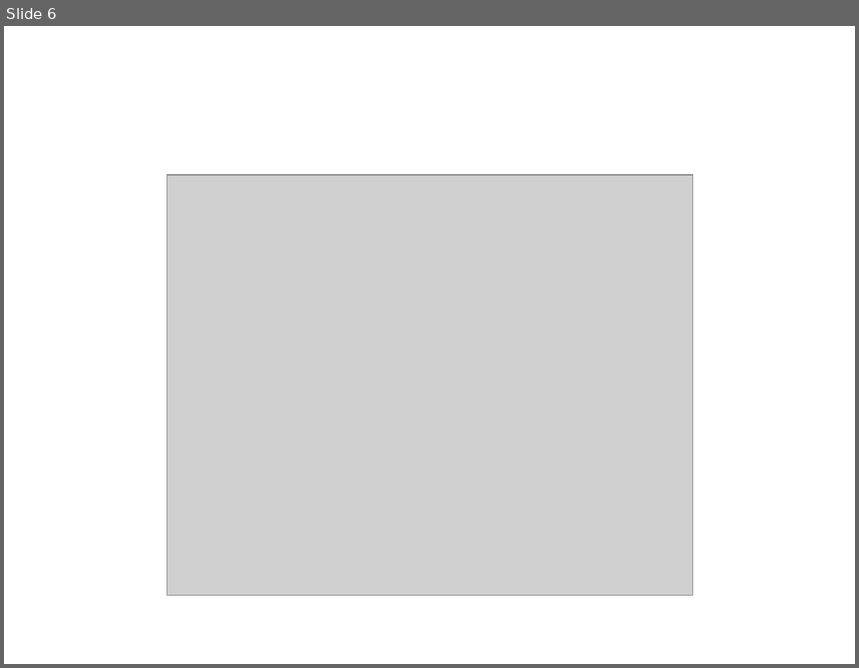
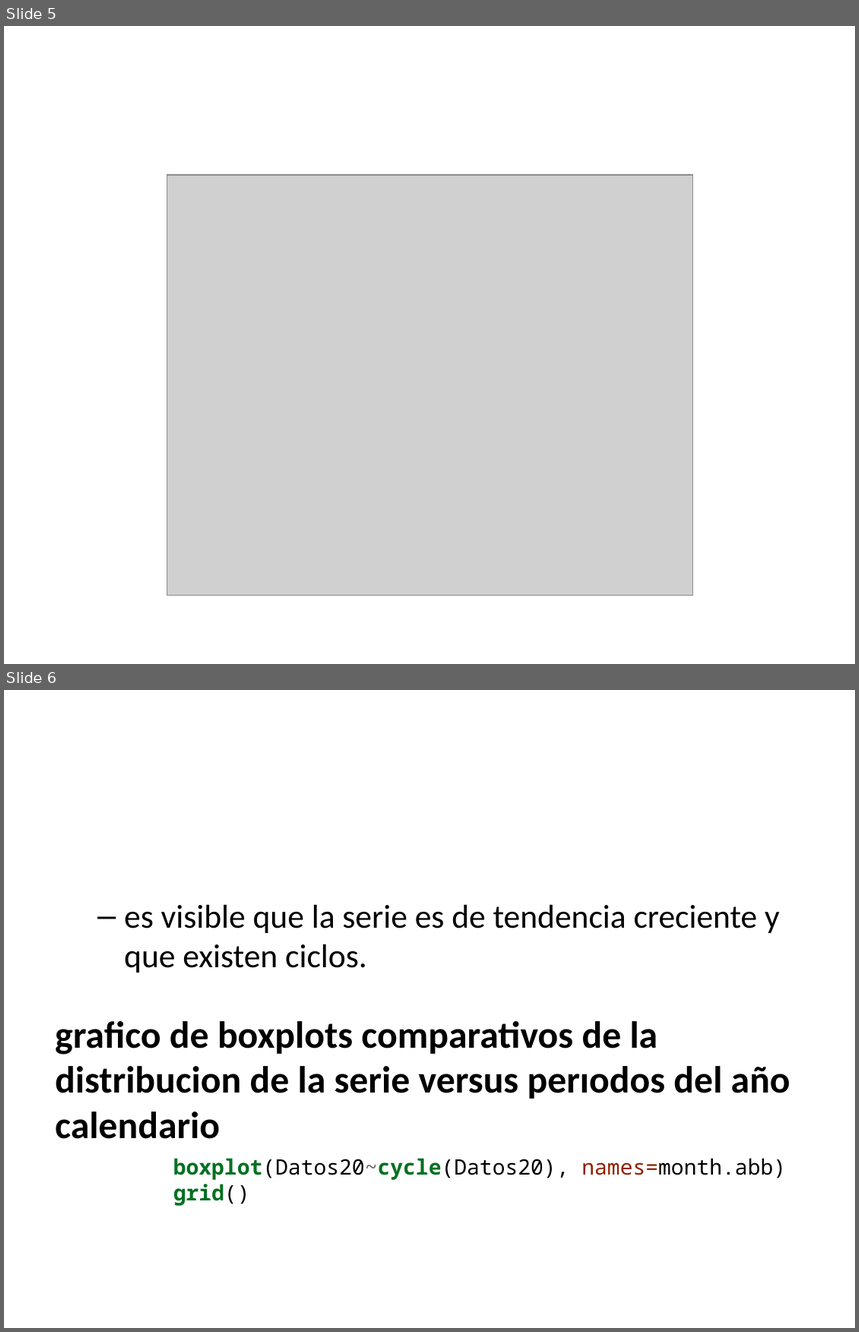
Before and after one commit to Jennifer-Salazar/Trabajo-1-Estadistica-3, a slide deck: Borrador.pptx. Shown one above the other, each under a label of ours: slide 6 before the commit, slides 5 and 6 after it. The pictures are 859x668 and 859x1332 pixels, drawn with LibreOffice and Linux fonts; fonts in the diff are those of the drawing; grey boxes stand for pictures. Boxes give left, top, right and bottom in pixels: in the first picture for what was removed or moved away, otherwise in the second. Text is boxed around its words. In the diff, an @@ line names an element or a change of style, - is before the commit and + after.

```diff
--- a/Borrador.pptx
+++ b/Borrador.pptx
@@ slide 6 added at [4,690,855,1328], background #FFFFFF @@
@@ text added at [55,904,791,1206], 32 pt, text #000000, bold @@
+  – es visible que la serie es de tendencia creciente y que existen ciclos.
+grafico de boxplots comparativos de la distribucion de la serie versus perıodos del año calendario
+boxplot(Datos20~cycle(Datos20), names=month.abb)
+grid()
@@ what was slide 6 is now slide 5 @@
```
Also in this commit, not shown: 2 slides changed, 38 other slides added, 1 slide removed, 1 other file.
